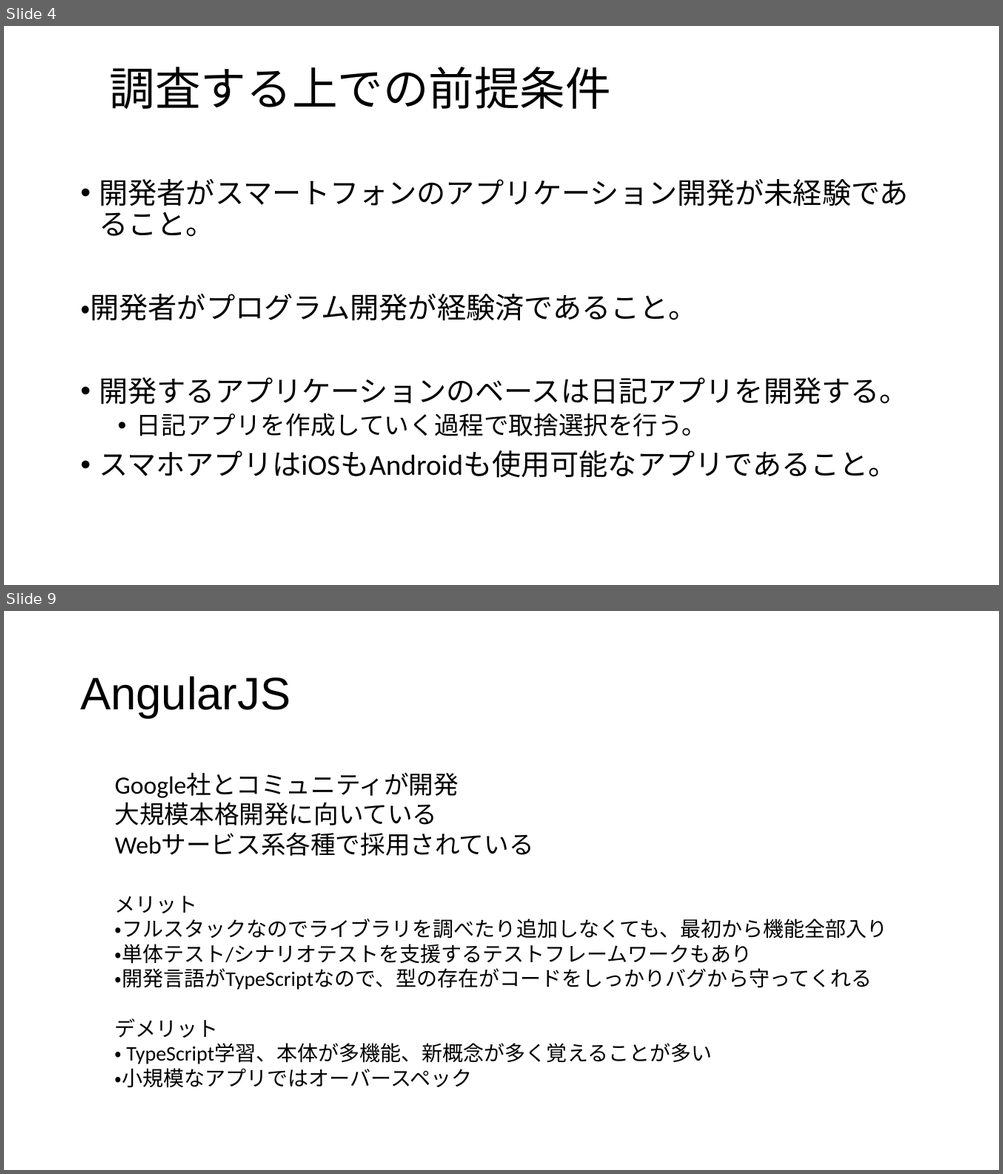
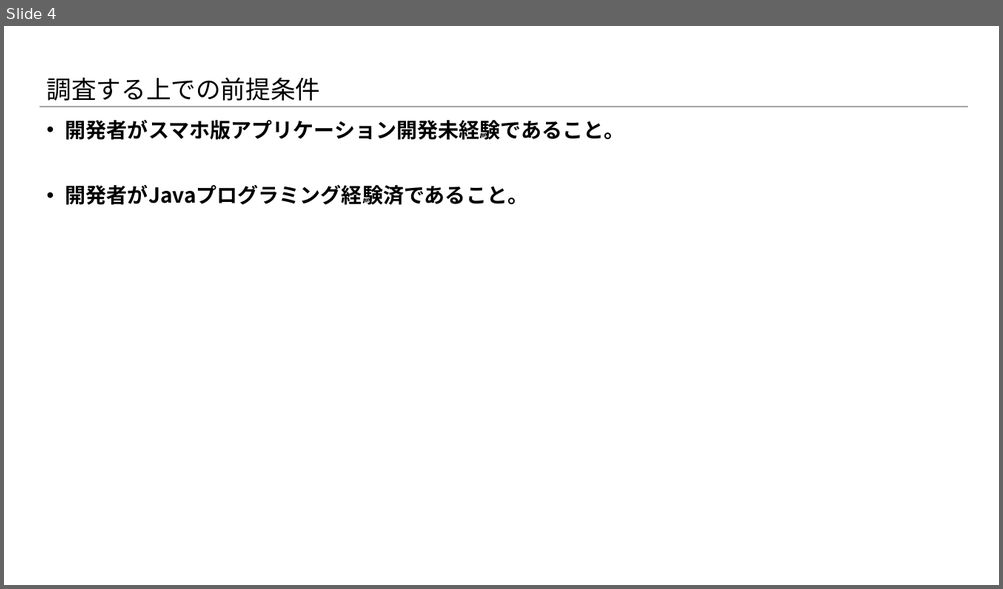
Before and after one commit to konnpeitoon/diary, a slide deck: doc/01_勉強会まとめ資料/01_勉強会まとめ資料/【4月】第一回勉強会/スマホアプリの開発.pptx. Shown one above the other, each under a label of ours: slides 4 and 9 before the commit, slide 4 after it; the slides between them are not shown. The pictures are 1003x1174 and 1003x589 pixels, drawn with LibreOffice and Linux fonts; fonts in the diff are those of the drawing; background and template pictures are left out. Boxes give left, top, right and bottom in pixels: in the first picture for what was removed or moved away, otherwise in the second. Text is boxed around its words. In the diff, an @@ line names an element or a change of style, - is before the commit and + after.

```diff
--- a/doc/01_勉強会まとめ資料/01_勉強会まとめ資料/【4月】第一回勉強会/スマホアプリの開発.pptx
+++ b/doc/01_勉強会まとめ資料/01_勉強会まとめ資料/【4月】第一回勉強会/スマホアプリの開発.pptx
@@ slide 9 removed at (x1=4, y1=611, x2=999, y2=1170), background #FFFFFF @@
@@ title removed at (x1=80, y1=676, x2=290, y2=718) @@
-AngularJS
@@ text removed at (x1=115, y1=774, x2=534, y2=856) @@
-Google社とコミュニティが開発
-大規模本格開発に向いている
-Webサービス系各種で採用されている
@@ text removed at (x1=115, y1=896, x2=888, y2=1088) @@
-メリット
-・フルスタックなのでライブラリを調べたり追加しなくても、最初から機能全部入り
-・単体テスト/シナリオテストを支援するテストフレームワークもあり
-・開発言語がTypeScriptなので、型の存在がコードをしっかりバグから守ってくれる
-デメリット
-・ TypeScript学習、本体が多機能、新概念が多く覚えることが多い
-・小規模なアプリではオーバースペック
@@ slide 4 changed as well @@
@@ title "調査する上での前提条件" moved from (x1=110, y1=67, x2=612, y2=109) to (x1=47, y1=77, x2=321, y2=101) @@
@@ title "調査する上での前提条件" at (x1=47, y1=77, x2=321, y2=101): size 44 to 24 pt, font Calibri to Noto Sans CJK JP @@
@@ line added from (39, 107) to (968, 107), #A5A5A5 1.5 pt @@
@@ text at (x1=65, y1=120, x2=625, y2=205): text changed; size 28 to 20 pt; font Calibri to Noto Sans CJK JP; bold on @@
-• 開発者がスマートフォンのアプリケーション開発が未経験であること。
-・開発者がプログラム開発が経験済であること。
-• 開発するアプリケーションのベースは日記アプリを開発する。
-  • 日記アプリを作成していく過程で取捨選択を行う。
-• スマホアプリはiOSもAndroidも使用可能なアプリであること。
+• 開発者がスマホ版アプリケーション開発未経験であること。
+• 開発者がJavaプログラミング経験済であること。
```
Also in this commit, not shown: 6 other slides changed, 2 slides added, 3 other slides removed, 1 other file.
